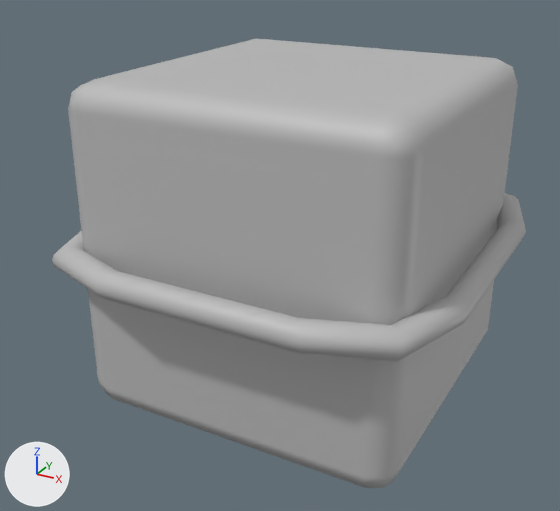
The FBX model Assets/Oggetti 3D/Oggetti level Design/cassa/Game_Cubo_Roccia_Corda_LOW.fbx, before and after one commit.
Both versions are drawn from a camera (50 mm lens) standing at (2.02, -4.02, 1.8) and looking at (-0.11, -0.13, -0.14). Every picture has the same lights, and +X, +Y and +Z are marked at lower left. Where no turn or scale is listed for an object, it has been applied to the vertices.

The scene before the commit, as lines of its bpy script (objects in view):
```python
me_mesh = bpy.data.meshes.new('Mesh')
me_mesh.from_pydata(...)  # 56 vertices, 54 faces; spans x -1.0..1.0, y -1.0..1.0, z 0.0..2.0
me_mesh.materials.append(mat_lambert1)  # grey #bcbcbc
me_mesh_001 = bpy.data.meshes.new('Mesh.001')
me_mesh_001.from_pydata(...)  # 192 vertices, 192 faces; spans x -1.2..1.2, y -1.27..1.27, z -0.08..0.08
me_mesh_001.materials.append(mat_lambert1)  # grey #bcbcbc
ob_corda = bpy.data.objects.new('Corda', me_mesh_001)
ob_corda.location = (0.0, 0.0, 0.0)
ob_cubo_roccia_corda_low = bpy.data.objects.new('Cubo_Roccia_Corda_LOW', me_mesh)
ob_cubo_roccia_corda_low.location = (0.0, 0.0, -1.0)
```
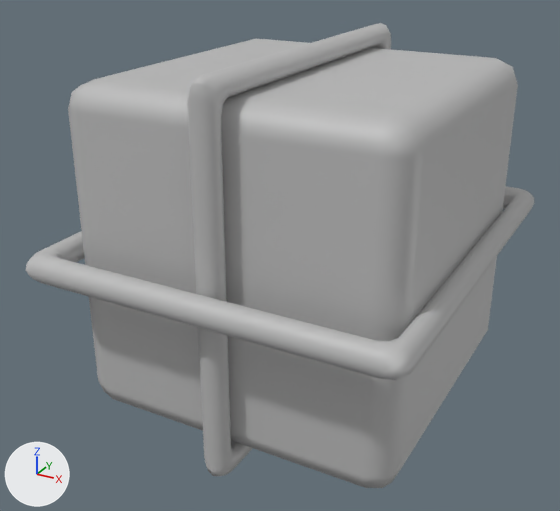
The edits, one by one:
Material 'lambert2' (mat_lambert2) is new.
Its base color is (0.5, 0.5, 0.5) (grey #bcbcbc).
Mesh me_mesh_001_1 is new.
It has 288 vertices, 288 faces and spans x -1.13..1.13, y -1.3..1.3, z -1.13..1.13.
It uses material mat_lambert2 (grey #bcbcbc).
Object 'Corda' (ob_corda) is deleted.
Object 'Corda_LOW' (ob_corda_low) is new; it shows me_mesh_001_1.
Its location is (-0.001, 0.0, 0.001).

Where the change shows, as pixel boxes [x1, y1, x2, y2] in the pictures (560 x 511 px):
'Corda_LOW', added
    after: [25, 23, 534, 476]
'Corda', deleted
    before: [52, 193, 526, 361]
